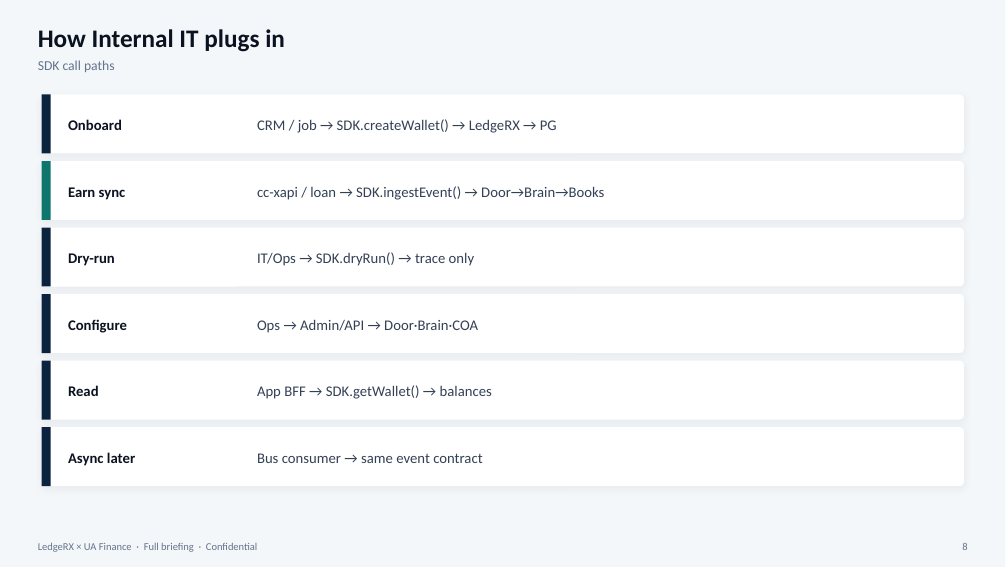
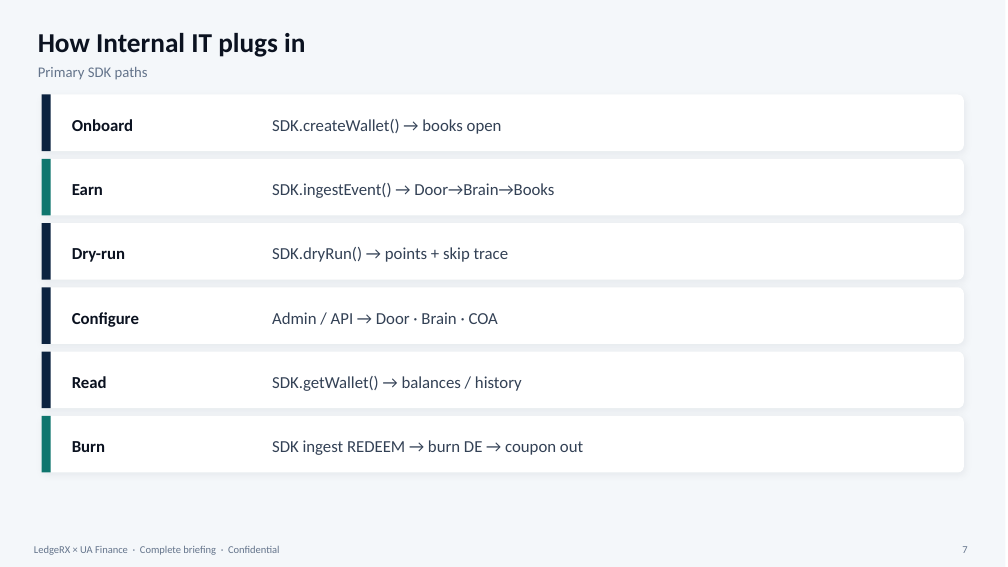
Before and after one commit to yky32/ledger-engine, a slide deck: slide 10 of docs/decks/LedgeRX-Executive-Briefing-v2.pptx. Drawn at 1008x567 pixels with LibreOffice and Linux fonts; fonts in the diff are those of the drawing. Boxes give left, top, right and bottom in pixels: in the first picture for what was removed or moved away, otherwise in the second. Text is boxed around its words. In the diff, an @@ line names an element or a change of style, - is before the commit and + after.

Commit message:
docs: single complete UAF briefing (product+arch+demo+appendix)

```diff
--- a/docs/decks/LedgeRX-Executive-Briefing-v2.pptx
+++ b/docs/decks/LedgeRX-Executive-Briefing-v2.pptx
@@ text "How Internal IT plugs in" at bbox=[38, 33, 305, 57]: size 24 to 26 pt @@
@@ text at bbox=[38, 67, 148, 80]: text changed; size 13 to 14 pt @@
-SDK call paths
+Primary SDK paths
@@ text at bbox=[272, 119, 502, 134]: text changed; size 14 to 16 pt @@
-CRM / job → SDK.createWallet() → LedgeRX → PG
+SDK.createWallet() → books open
@@ rounded rectangle: place and size @@
-rounded rectangle at bbox=[42, 161, 964, 220]
+rounded rectangle at bbox=[42, 159, 964, 216]
@@ rectangle: place and size @@
-rectangle at bbox=[42, 161, 51, 220]
+rectangle at bbox=[42, 159, 51, 216]
@@ text at bbox=[72, 184, 103, 195]: text changed; size 14 to 16 pt @@
-Earn sync
+Earn
@@ text at bbox=[272, 183, 554, 198]: text changed; size 14 to 16 pt @@
-cc-xapi / loan → SDK.ingestEvent() → Door→Brain→Books
+SDK.ingestEvent() → Door→Brain→Books
@@ text at bbox=[272, 247, 509, 262]: text changed; size 14 to 16 pt @@
-IT/Ops → SDK.dryRun() → trace only
+SDK.dryRun() → points + skip trace
@@ 2 rounded rectangles, 2 rectangles: place and size @@
-2 rounded rectangles, 2 rectangles at bbox=[42, 228, 964, 353]
+2 rounded rectangles, 2 rectangles at bbox=[42, 223, 964, 344]
@@ text "Configure": place and size @@
-text "Configure" at bbox=[68, 319, 127, 333]
+text "Configure" at bbox=[72, 312, 139, 327]
@@ text at bbox=[272, 312, 498, 324]: text changed; size 14 to 16 pt @@
-Ops → Admin/API → Door·Brain·COA
+Admin / API → Door · Brain · COA
@@ size 14 to 16 pt in 4 elements at bbox=[72, 119, 133, 131], bbox=[72, 248, 125, 262], bbox=[72, 312, 139, 327], bbox=[72, 376, 107, 388] @@
@@ text "Read": place and size @@
-text "Read" at bbox=[68, 385, 99, 396]
+text "Read" at bbox=[72, 376, 107, 388]
@@ text at bbox=[272, 376, 522, 391]: text changed; size 14 to 16 pt @@
-App BFF → SDK.getWallet() → balances
+SDK.getWallet() → balances / history
@@ proportions changed in 6 elements at bbox=[42, 95, 964, 151], bbox=[42, 159, 964, 216], bbox=[42, 223, 964, 280], bbox=[42, 287, 964, 344], bbox=[42, 352, 964, 408], bbox=[42, 416, 964, 473] @@
@@ 2 rounded rectangles, 2 rectangles: place and size @@
-2 rounded rectangles, 2 rectangles at bbox=[42, 361, 964, 486]
+2 rounded rectangles, 2 rectangles at bbox=[42, 352, 964, 473]
@@ rectangle at bbox=[42, 416, 51, 473]: fill #0C2340 to #0F766E @@
@@ text at bbox=[72, 441, 105, 452]: text changed; size 14 to 16 pt @@
-Async later
+Burn
@@ text at bbox=[272, 440, 583, 455]: text changed; size 14 to 16 pt @@
-Bus consumer → same event contract
+SDK ingest REDEEM → burn DE → coupon out
@@ text at bbox=[34, 546, 279, 555]: text changed @@
-LedgeRX × UA Finance · Full briefing · Confidential
+LedgeRX × UA Finance · Complete briefing · Confidential
@@ text at bbox=[962, 546, 967, 553]: text changed @@
-8
+7
```
Also in this commit, not shown: 10 other slides changed, 18 slides added, 15 slides removed, 7 other files.
